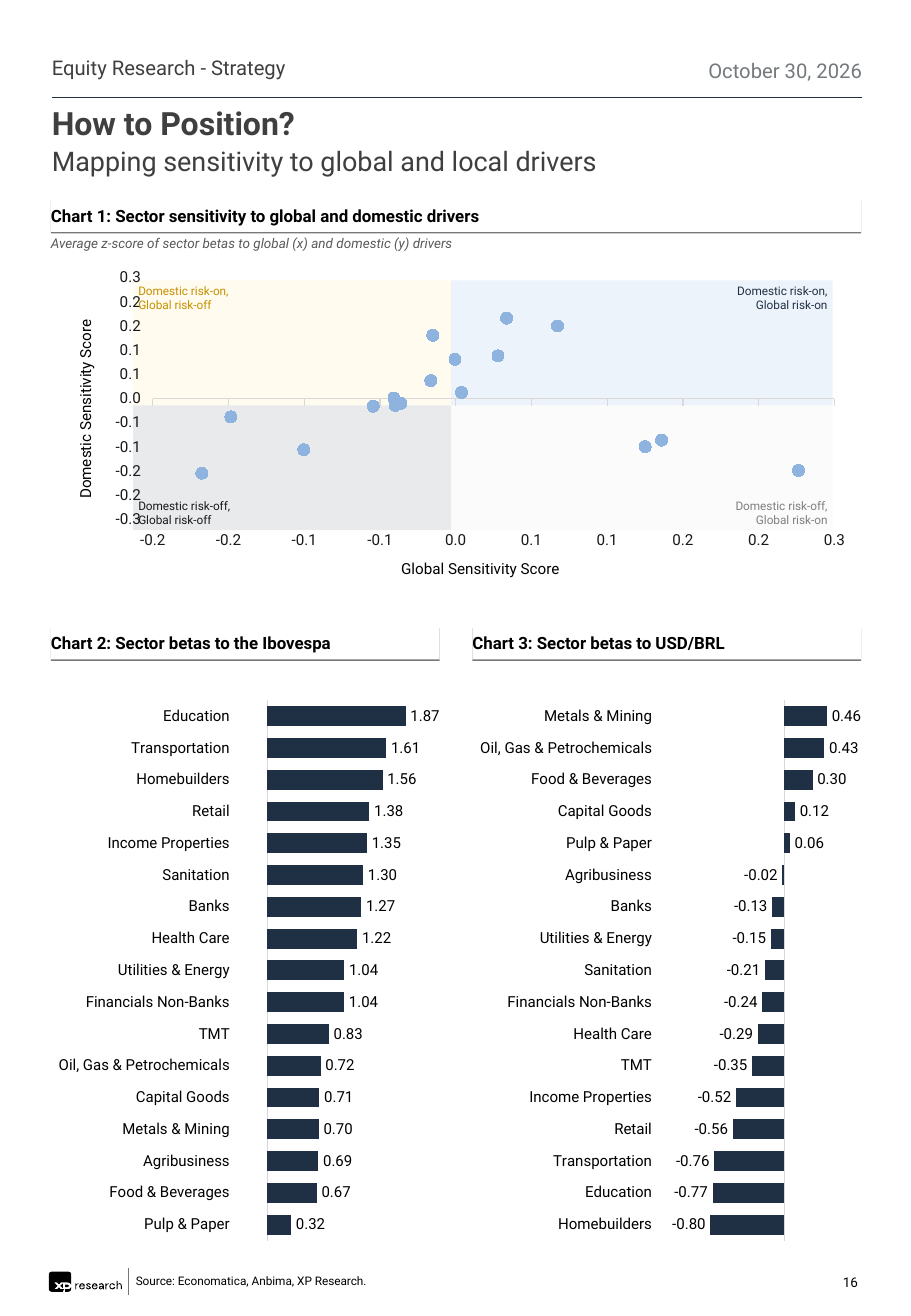
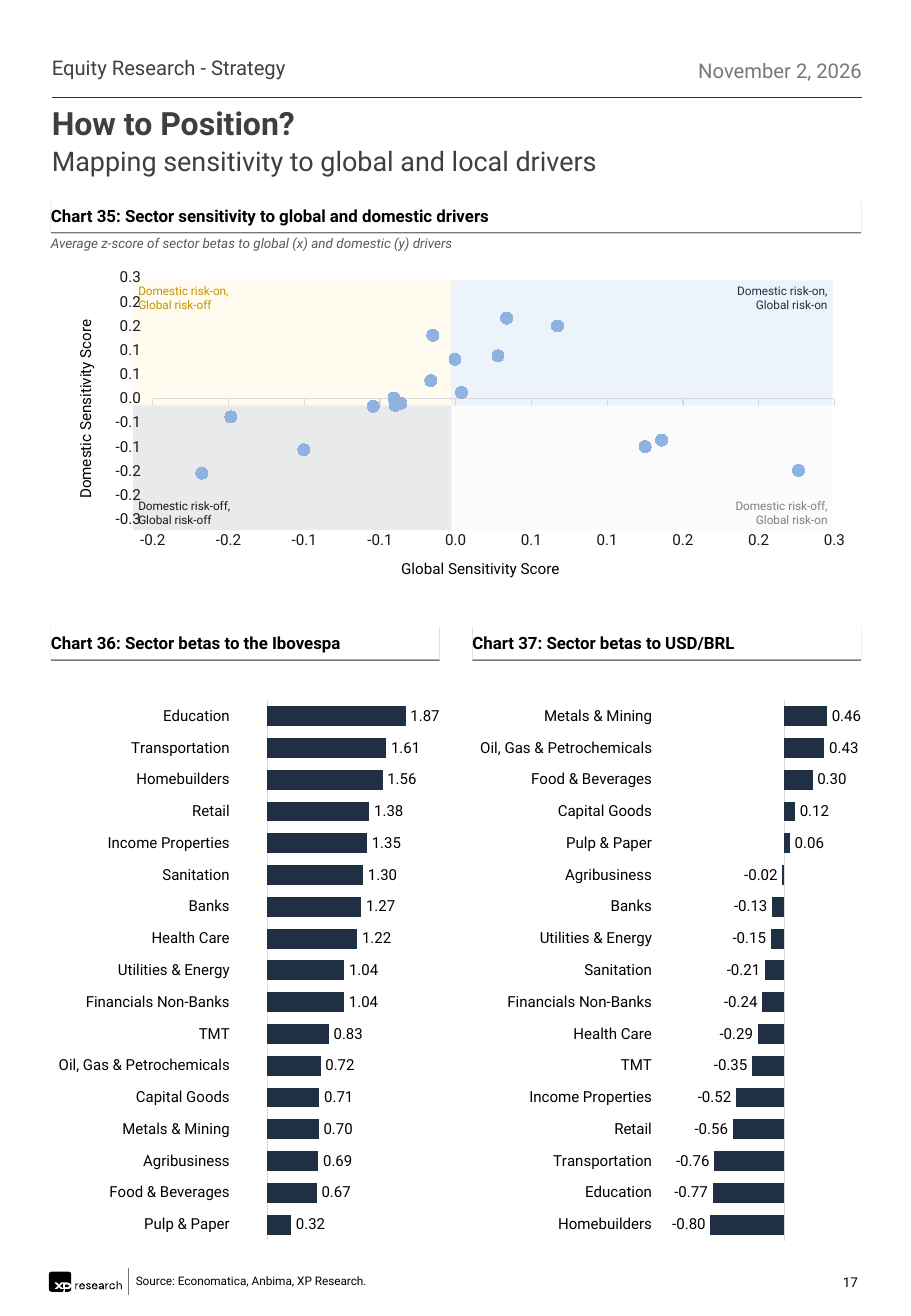
Before and after one commit to CaioLSouza/xp-ray-nov26, a slide deck: slide 17 of XP Ray Nov-26 - draft EN.pptx (slide 16 before the commit). Drawn at 911x1316 pixels with LibreOffice and Linux fonts; fonts in the diff are those of the drawing. Boxes give left, top, right and bottom in pixels: in the first picture for what was removed or moved away, otherwise in the second. Text is boxed around its words. In the diff, an @@ line names an element or a change of style, - is before the commit and + after.

```diff
--- a/XP Ray Nov-26 - draft EN.pptx
+++ b/XP Ray Nov-26 - draft EN.pptx
@@ text at [698, 63, 861, 81]: text changed @@
-October 30, 2026
+November 2, 2026
@@ text in rectangle at [51, 209, 488, 226]: text changed @@
-Chart 1: Sector sensitivity to global and domestic drivers
+Chart 35: Sector sensitivity to global and domestic drivers
@@ text in rectangle at [51, 636, 340, 653]: text changed @@
-Chart 2: Sector betas to the Ibovespa
+Chart 36: Sector betas to the Ibovespa
@@ text in rectangle at [472, 636, 734, 650]: text changed @@
-Chart 3: Sector betas to USD/BRL
+Chart 37: Sector betas to USD/BRL
@@ page number at [843, 1277, 858, 1287]: text changed @@
-16
+17
```
Also in this commit, not shown: 17 other slides changed, 19 slides added, 1 slide removed, 1 other file.
